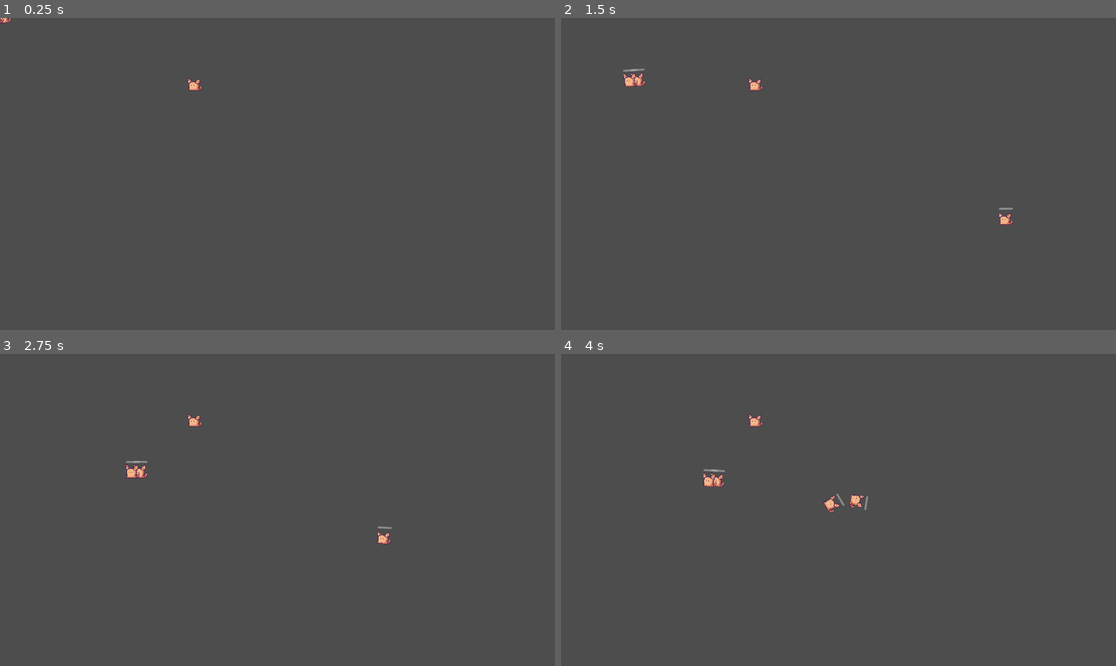
Above: before the commit, frames 1-4 (two rows, left to right).
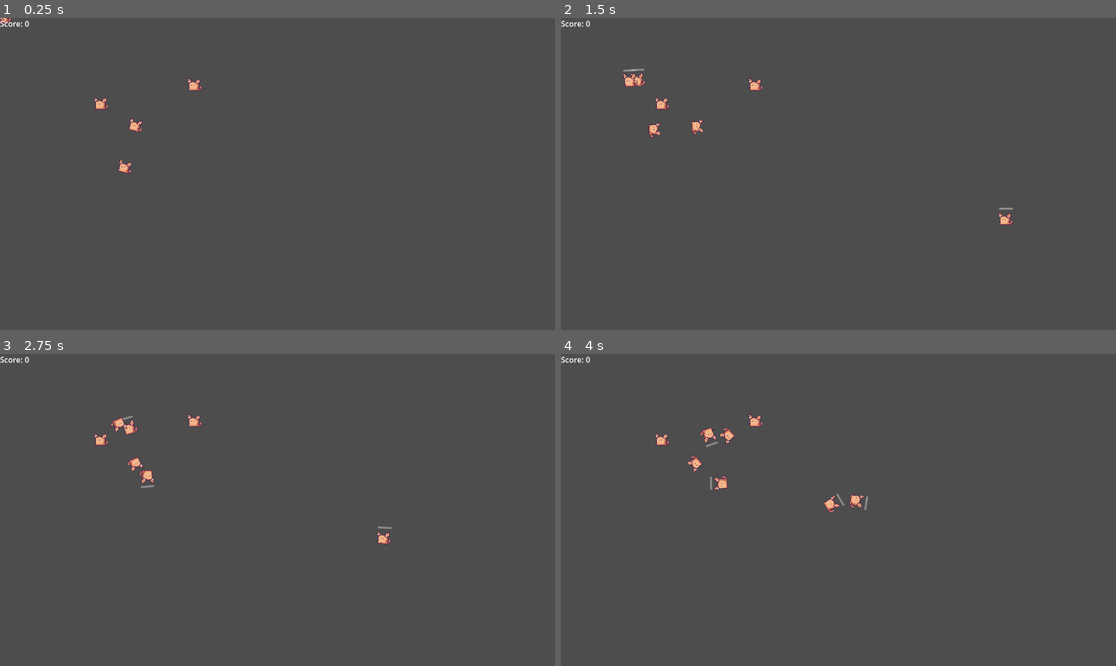
Above: after the commit, the same moments.

Repository: OgGhostJelly/TMC2
Game: Godot game, scene res://objects/game/game.tscn
Same seed, same stepped clock (60 frames per second), same inputs: the game is played once before the commit and once after it.
Inputs (mouse positions are in pixels of both pictures, inside the frame that each line leads up to):
- Up to frame 1 (0.25 s): no input
- Up to frame 2 (1.5 s): move the mouse to (810, 236) at 0.52 s; press the mouse at (810, 236) at 0.53 s; move the mouse to (1005, 220) at 1.27 s; release the mouse at (1005, 220) at 1.28 s; tap Space (multiply) at 1.35 s
- Up to frame 3 (2.75 s): move the mouse to (111, 463) at 2.02 s; press the mouse at (111, 463) at 2.03 s
- Up to frame 4 (4 s): move the mouse to (866, 510) at 2.77 s; release the mouse at (866, 510) at 2.78 s; tap Space (multiply) at 2.85 s; move the mouse to (755, 432) at 3.52 s; press the mouse at (755, 432) at 3.53 s

The runs differ from the first frame. In frame 1, 0.3% of the frame differs, in the area x 0-26%, y 0-50%; in frame 2, 0.3%; in frame 3, 0.5%; in frame 4, 0.6%, in the area x 0-32%, y 0-44%.

Commit message:
traps and score

Diff:
--- a/autoloads/data_manager.gd
+++ b/autoloads/data_manager.gd
@@ -1,11 +1,7 @@
 extends Node
 
-
-# Called when the node enters the scene tree for the first time.
-func _ready() -> void:
-	pass # Replace with function body.
+signal score_changed
 
 
-# Called every frame. 'delta' is the elapsed time since the previous frame.
-func _process(_delta: float) -> void:
-	pass
+@export var score: int = 0.0:
+	set(v): score = v; score_changed.emit()
--- /dev/null
+++ b/components/change_score_on_death.gd
@@ -0,0 +1,10 @@
+extends Node
+class_name ChangeScoreOnDeathComponent
+
+
+@export var change: int = -5
+@export var health_component: HealthComponent
+
+
+func _ready() -> void:
+	health_component.died.connect(func(): DataManager.score += change)
--- a/objects/cat/cat.tscn
+++ b/objects/cat/cat.tscn
@@ -6,6 +6,7 @@
 [ext_resource type="Script" path="res://components/hurtbox.gd" id="4_3bp08"]
 [ext_resource type="Script" path="res://components/health_bar.gd" id="5_d2pk2"]
 [ext_resource type="Script" path="res://components/particles_on_death.gd" id="6_8xvr2"]
+[ext_resource type="Script" path="res://components/change_score_on_death.gd" id="7_65rod"]
 
 [sub_resource type="RectangleShape2D" id="RectangleShape2D_f21g2"]
 size = Vector2(16, 16)
@@ -123,3 +124,7 @@
 visibility_rect = Rect2(0, 0, 0, 0)
 script = ExtResource("6_8xvr2")
 health_component = NodePath("../HealthComponent")
+
+[node name="ChangeScoreOnDeathComponent" type="Node" parent="." node_paths=PackedStringArray("health_component")]
+script = ExtResource("7_65rod")
+health_component = NodePath("../HealthComponent")
--- a/objects/game/game.tscn
+++ b/objects/game/game.tscn
@@ -1,10 +1,17 @@
-[gd_scene load_steps=4 format=3 uid="uid://b6e2atuj5jaau"]
+[gd_scene load_steps=7 format=3 uid="uid://cgmw3l80ht8yv"]
 
+[ext_resource type="PackedScene" uid="uid://b65bep1mo3pux" path="res://userinterfaces/game_ui/game_ui.tscn" id="1_72x35"]
 [ext_resource type="PackedScene" uid="uid://cdbe6xqbo6g02" path="res://objects/cat/cat.tscn" id="1_d6la8"]
 [ext_resource type="PackedScene" uid="uid://r81o4dd6q7kk" path="res://objects/makecatinator/makecatinator.tscn" id="2_8e2g8"]
-[ext_resource type="PackedScene" uid="uid://dc81ouopcls2" path="res://objects/angry_cat/angry_cat.tscn" id="3_ikh4w"]
+[ext_resource type="PackedScene" uid="uid://dk5rit54p6xvu" path="res://objects/obstacles/spike/spike.tscn" id="3_ikh4w"]
+[ext_resource type="PackedScene" uid="uid://c3bqc4t18b1i5" path="res://objects/obstacles/fire/fire.tscn" id="4_42i0g"]
+[ext_resource type="PackedScene" uid="uid://dl3r44n5sqrh5" path="res://objects/obstacles/hammer/hammer.tscn" id="5_0t2c5"]
 
 [node name="Game" type="Node2D"]
+
+[node name="Forelayer" type="CanvasLayer" parent="."]
+
+[node name="GameUI" parent="Forelayer" instance=ExtResource("1_72x35")]
 
 [node name="Cat" parent="." instance=ExtResource("1_d6la8")]
 
@@ -23,5 +30,11 @@
 [node name="Makecatinator6903" parent="." instance=ExtResource("2_8e2g8")]
 position = Vector2(428, 308)
 
-[node name="AngryCat" parent="." instance=ExtResource("3_ikh4w")]
+[node name="Spike" parent="." instance=ExtResource("3_ikh4w")]
 position = Vector2(403, 142)
+
+[node name="Fire" parent="." instance=ExtResource("4_42i0g")]
+position = Vector2(209, 181)
+
+[node name="Hammer" parent="." instance=ExtResource("5_0t2c5")]
+position = Vector2(280, 226)
--- /dev/null
+++ b/objects/obstacles/fire/fire.gd
@@ -0,0 +1,10 @@
+extends Area2D
+
+
+@export var damage: float = 1.0
+
+
+func _process(delta: float) -> void:
+	for area in get_overlapping_areas():
+		if not area is HurtboxComponent: return
+		area.hit(delta * damage)
--- /dev/null
+++ b/objects/obstacles/fire/fire.tscn
@@ -0,0 +1,42 @@
+[gd_scene load_steps=7 format=3 uid="uid://c3bqc4t18b1i5"]
+
+[ext_resource type="Script" path="res://objects/obstacles/fire/fire.gd" id="1_61lja"]
+[ext_resource type="Texture2D" uid="uid://byw6dykvt21uq" path="res://objects/cat/cat.png" id="1_eqa8v"]
+
+[sub_resource type="RectangleShape2D" id="RectangleShape2D_knk50"]
+size = Vector2(16, 16)
+
+[sub_resource type="AtlasTexture" id="AtlasTexture_btvig"]
+atlas = ExtResource("1_eqa8v")
+region = Rect2(0, 0, 30, 30)
+
+[sub_resource type="AtlasTexture" id="AtlasTexture_bd2gl"]
+atlas = ExtResource("1_eqa8v")
+region = Rect2(30, 0, 30, 30)
+
+[sub_resource type="SpriteFrames" id="SpriteFrames_aqa63"]
+animations = [{
+"frames": [{
+"duration": 1.0,
+"texture": SubResource("AtlasTexture_btvig")
+}, {
+"duration": 1.0,
+"texture": SubResource("AtlasTexture_bd2gl")
+}],
+"loop": true,
+"name": &"default",
+"speed": 5.0
+}]
+
+[node name="Fire" type="Area2D"]
+collision_layer = 0
+collision_mask = 2
+script = ExtResource("1_61lja")
+
+[node name="CollisionShape2D" type="CollisionShape2D" parent="."]
+shape = SubResource("RectangleShape2D_knk50")
+
+[node name="Sprite2D" type="AnimatedSprite2D" parent="."]
+position = Vector2(1, -6)
+sprite_frames = SubResource("SpriteFrames_aqa63")
+autoplay = "default"
--- /dev/null
+++ b/objects/obstacles/hammer/hammer.gd
@@ -0,0 +1,8 @@
+extends Node2D
+
+
+@export var speed: float = 1.0
+
+
+func _physics_process(delta: float) -> void:
+	rotation += speed * delta
--- /dev/null
+++ b/objects/obstacles/hammer/hammer.tscn
@@ -0,0 +1,71 @@
+[gd_scene load_steps=10 format=3 uid="uid://dl3r44n5sqrh5"]
+
+[ext_resource type="Script" path="res://objects/obstacles/hammer/hammer.gd" id="1_6sr6y"]
+[ext_resource type="Texture2D" uid="uid://byw6dykvt21uq" path="res://objects/cat/cat.png" id="1_rm3nf"]
+
+[sub_resource type="RectangleShape2D" id="RectangleShape2D_q58of"]
+size = Vector2(19, 20)
+
+[sub_resource type="AtlasTexture" id="AtlasTexture_btvig"]
+atlas = ExtResource("1_rm3nf")
+region = Rect2(0, 0, 30, 30)
+
+[sub_resource type="AtlasTexture" id="AtlasTexture_bd2gl"]
+atlas = ExtResource("1_rm3nf")
+region = Rect2(30, 0, 30, 30)
+
+[sub_resource type="SpriteFrames" id="SpriteFrames_crqr4"]
+animations = [{
+"frames": [{
+"duration": 1.0,
+"texture": SubResource("AtlasTexture_btvig")
+}, {
+"duration": 1.0,
+"texture": SubResource("AtlasTexture_bd2gl")
+}],
+"loop": true,
+"name": &"default",
+"speed": 5.0
+}]
+
+[sub_resource type="AtlasTexture" id="AtlasTexture_6w1or"]
+atlas = ExtResource("1_rm3nf")
+region = Rect2(0, 0, 30, 30)
+
+[sub_resource type="AtlasTexture" id="AtlasTexture_g1blc"]
+atlas = ExtResource("1_rm3nf")
+region = Rect2(30, 0, 30, 30)
+
+[sub_resource type="SpriteFrames" id="SpriteFrames_xqkto"]
+animations = [{
+"frames": [{
+"duration": 1.0,
+"texture": SubResource("AtlasTexture_6w1or")
+}, {
+"duration": 1.0,
+"texture": SubResource("AtlasTexture_g1blc")
+}],
+"loop": true,
+"name": &"default",
+"speed": 5.0
+}]
+
+[node name="Hammer" type="Node2D"]
+script = ExtResource("1_6sr6y")
+
+[node name="Puncher" type="CharacterBody2D" parent="."]
+position = Vector2(0, 89)
+collision_mask = 0
+
+[node name="CollisionShape2D" type="CollisionShape2D" parent="Puncher"]
+shape = SubResource("RectangleShape2D_q58of")
+
+[node name="Sprite2D" type="AnimatedSprite2D" parent="Puncher"]
+position = Vector2(1, -6)
+sprite_frames = SubResource("SpriteFrames_crqr4")
+autoplay = "default"
+
+[node name="Sprite2D" type="AnimatedSprite2D" parent="."]
+position = Vector2(1, -6)
+sprite_frames = SubResource("SpriteFrames_xqkto")
+autoplay = "default"
--- a/components/hitbox.gd
+++ b/objects/obstacles/spike/spike.gd
@@ -1,5 +1,4 @@
 extends Area2D
-class_name HitboxComponent
 
 
 @export var damage: float = 1.0
--- a/objects/angry_cat/angry_cat.tscn
+++ b/objects/obstacles/spike/spike.tscn
@@ -1,6 +1,6 @@
-[gd_scene load_steps=7 format=3 uid="uid://dc81ouopcls2"]
+[gd_scene load_steps=7 format=3 uid="uid://dk5rit54p6xvu"]
 
-[ext_resource type="Script" path="res://components/hitbox.gd" id="1_qhvy3"]
+[ext_resource type="Script" path="res://objects/obstacles/spike/spike.gd" id="1_qhvy3"]
 [ext_resource type="Texture2D" uid="uid://byw6dykvt21uq" path="res://objects/cat/cat.png" id="2_i88qo"]
 
 [sub_resource type="RectangleShape2D" id="RectangleShape2D_bw0to"]
@@ -28,7 +28,7 @@
 "speed": 5.0
 }]
 
-[node name="AngryCat" type="Area2D"]
+[node name="Spike" type="Area2D"]
 position = Vector2(2, 1)
 collision_layer = 0
 collision_mask = 2
--- /dev/null
+++ b/userinterfaces/game_ui/game_ui.tscn
@@ -0,0 +1,14 @@
+[gd_scene load_steps=2 format=3 uid="uid://b65bep1mo3pux"]
+
+[ext_resource type="PackedScene" uid="uid://ddpffgu1keyox" path="res://userinterfaces/score_counter/score_counter.tscn" id="1_o74mp"]
+
+[node name="GameUI" type="Control"]
+layout_mode = 3
+anchors_preset = 15
+anchor_right = 1.0
+anchor_bottom = 1.0
+grow_horizontal = 2
+grow_vertical = 2
+
+[node name="ScoreCounter" parent="." instance=ExtResource("1_o74mp")]
+layout_mode = 0
--- /dev/null
+++ b/userinterfaces/score_counter/score_counter.gd
@@ -0,0 +1,14 @@
+extends Label
+
+
+@onready var default_text: String = text
+
+
+func _ready() -> void:
+	DataManager.score_changed.connect(update_text)
+
+	update_text()
+
+
+func update_text() -> void:
+	text = default_text % DataManager.score
--- /dev/null
+++ b/userinterfaces/score_counter/score_counter.tscn
@@ -0,0 +1,9 @@
+[gd_scene load_steps=2 format=3 uid="uid://ddpffgu1keyox"]
+
+[ext_resource type="Script" path="res://userinterfaces/score_counter/score_counter.gd" id="1_i01gh"]
+
+[node name="ScoreCounter" type="Label"]
+offset_right = 40.0
+offset_bottom = 23.0
+text = "Score: %s"
+script = ExtResource("1_i01gh")
Not shown: 4 places in objects/cat/cat.tscn that only renumber resources
